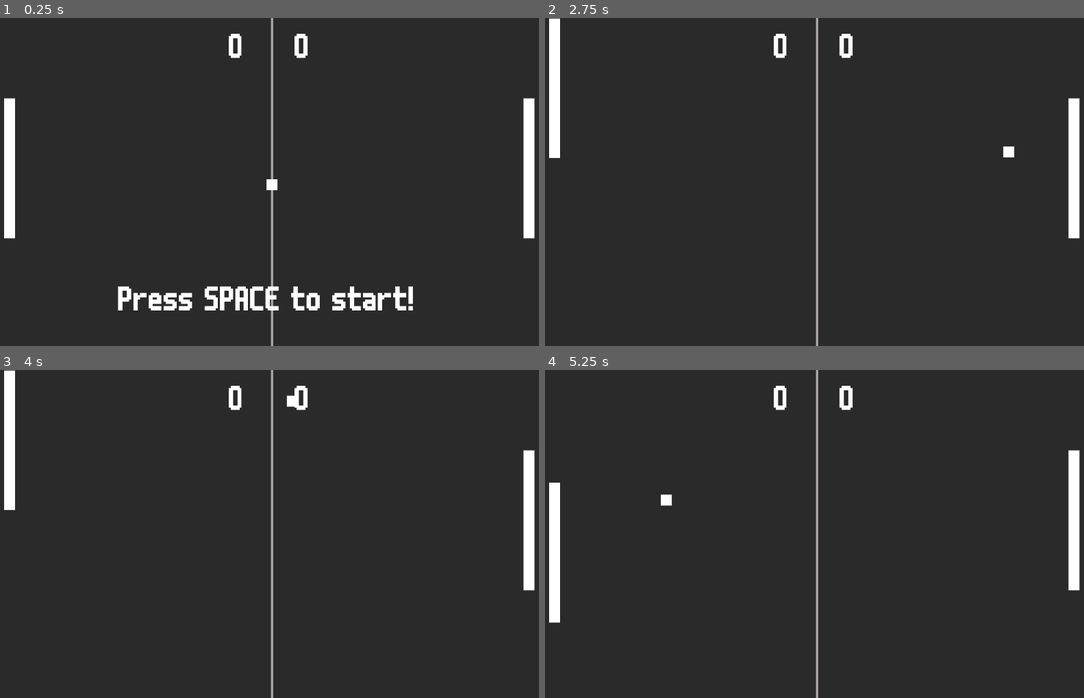
Above: before the commit, frames 1-4 (two rows, left to right).
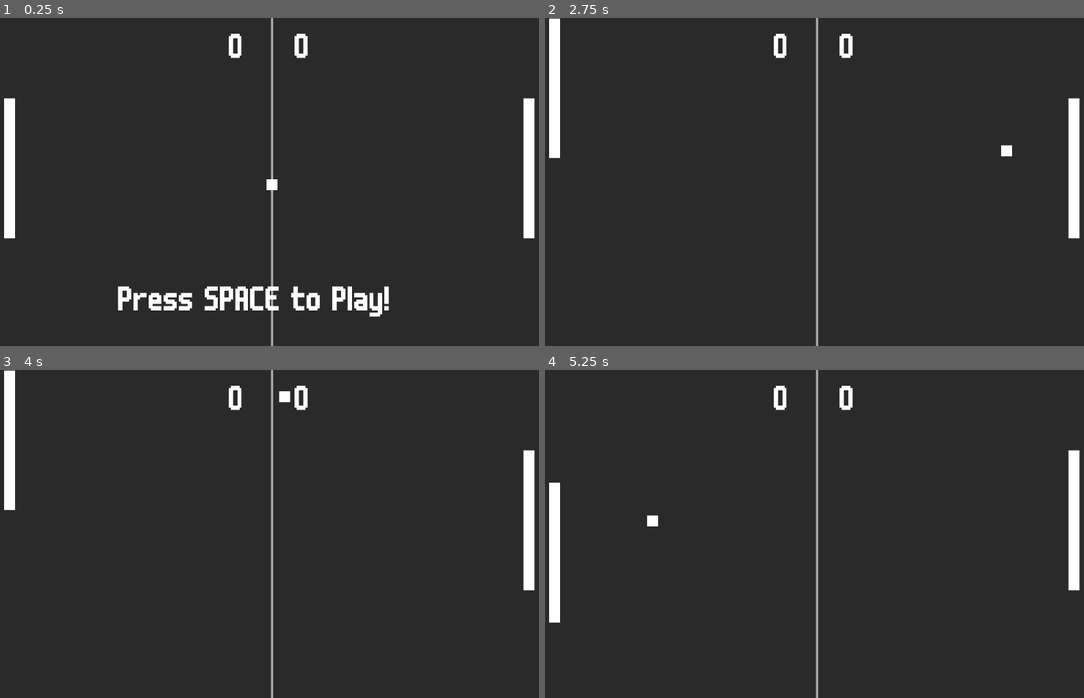
Above: after the commit, the same moments.

Repository: Domogo/pong
Game: Godot game, scene res://Scenes/Main.tscn
The game is run twice, just before and just after one commit, with the same random seed, the same clock (stepped at 60 frames per second) and the same inputs.
Inputs:
- Up to frame 1 (0.25 s): no input
- Up to frame 2 (2.75 s): tap Space at 0.5, 1.35, 1.52, 1.82 s; hold W 0.53-1.28 s; hold Space 0.53-1.28 s; hold S 1.28-2.03 s; hold W from 2.03 s (still down); hold Space from 2.03 s (still down)
- Up to frame 3 (4 s): release Space at 2.78 s; tap Space at 2.85, 3.02, 3.32 s; release W at 3.53 s; hold S from 3.53 s (still down); hold Space from 3.53 s (still down)
- Up to frame 4 (5.25 s): keep holding S; release Space at 4.28 s; tap Space at 4.35, 4.52, 4.82 s; hold Space from 5.03 s (still down)

The runs differ from the first frame. In frame 1, 0.6% of the frame differs, in the area x 61-77%, y 81-92%; in frame 2, less than 0.1%; in frame 3, 0.1%; in frame 4, 0.2%.

Commit message:
score, game over and new game

Diff:
--- a/Scenes/Main.tscn
+++ b/Scenes/Main.tscn
@@ -34,7 +34,7 @@
 "_edit_use_anchors_": false
 }
 
-[node name="PlayMessage" type="Label" parent="."]
+[node name="DisplayMessage" type="Label" parent="."]
 margin_left = 226.0
 margin_top = 500.0
 margin_bottom = 556.0
--- a/Scripts/Ball.gd
+++ b/Scripts/Ball.gd
@@ -3,7 +3,7 @@
 var dx = 100
 var dy = 0
 var speed = 150
-var dy_range = 100
+var y_range = 100
 var playing = false
 
 func _ready():
@@ -19,17 +19,21 @@
 
 func _ball_hit_paddle(_body):
 	dx *= -1
-	dy = rand_range(-dy_range, dy_range)
+	dy = rand_range(-y_range, y_range)
+	if speed < 300:
+		speed += 5
+	if y_range < 200:
+		y_range += 5
 
 
 func change_dy_on_wall_hit():
 	if self.position.y <= 0:
-		dy = rand_range(0, dy_range)
+		dy = rand_range(0, y_range)
 	if self.position.y >= 600:
-		dy = rand_range(-dy_range, 0)
+		dy = rand_range(-y_range, 0)
 
 
 
 
-func set_playing(playing):
-	self.playing = playing
+func set_playing(_playing):
+	playing = _playing
--- a/Scripts/Main.gd
+++ b/Scripts/Main.gd
@@ -4,20 +4,30 @@
 var ball = BALL_NODE.instance()
 
 const DEFAULT_Y = 150
+
 const p1_x = 15
 var p1_y = DEFAULT_Y
+var p1_score = 0
 
 const p2_x = 975
 var p2_y = DEFAULT_Y
+var p2_score = 0
 
 var playing = false
 var score_event = false
+var game_done = false
+
+const SPACE_TO_PLAY = "Press SPACE to Play!"
+const P1_WIN = "Player 1 won!"
+const P2_WIN = "Player 2 won!"
+var message = SPACE_TO_PLAY
 
 func _ready():
 	set_ball()
 	$Player1.set_paddle_position(p1_x, p1_y)
 	$Player2.set_paddle_position(p2_x, p2_y)
-	$PlayMessage.visible = true
+	display_message()
+	update_score()
 
 
 func _input(_event):
@@ -31,17 +41,31 @@
 	$Player2.set_paddle_position(p2_x, p2_y)
 	check_point_scored()
 	handle_score_event()
+	handle_game_end()
 
 
 func play():
+	if game_done: # if game was done, reset states to start a fresh game
+		game_done = false
+		p1_score = 0
+		p2_score = 0
+		message = SPACE_TO_PLAY
+		update_score()
 	playing = true
 	ball.set_playing(playing)
-	$PlayMessage.visible = false
+	$DisplayMessage.visible = false
 
 
 func check_point_scored():
-	if ball.position.x <= 0 or ball.position.x >= 1000:
+	if ball.position.x <= 0:
 		score_event = true
+		p2_score += 1
+	if ball.position.x >= 1000:
+		score_event = true
+		p1_score += 1
+	update_score()
+	if p1_score == 5 or p2_score == 5:
+		game_done = true
 
 
 func handle_movement_input(delta):
@@ -60,7 +84,7 @@
 		remove_ball()
 		set_ball()
 		reset_paddle_positions()
-		$PlayMessage.visible = true
+		display_message()
 		playing = false
 		score_event = false
 
@@ -77,3 +101,22 @@
 func reset_paddle_positions():
 	p1_y = DEFAULT_Y
 	p2_y = DEFAULT_Y
+
+
+func update_score():
+	$Player1Score.text = str(p1_score)
+	$Player2Score.text = str(p2_score)
+
+
+func handle_game_end():
+	if game_done:
+		if p1_score == 5:
+			message = P1_WIN
+		else:
+			message = P2_WIN
+		display_message()
+
+
+func display_message():
+	$DisplayMessage.text = message
+	$DisplayMessage.visible = true
